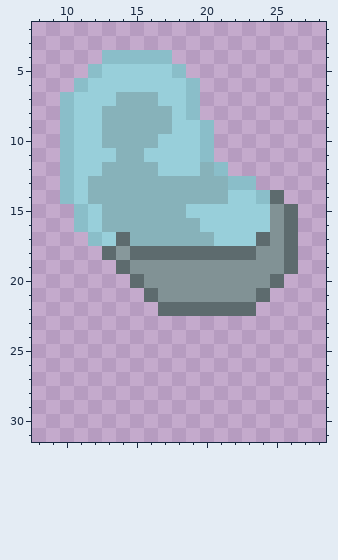
A pixel-art sprite gets an edit: Assets/Player_Cockpit_Idle.png. The first picture shows the starting point.
The file is 32x32 pixels. Shown: x 8..28, y 2..31.
Once edited:
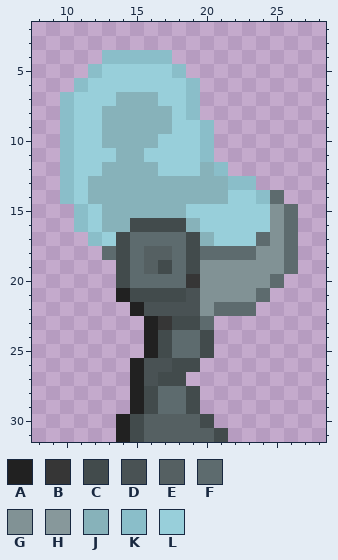
Palette (. is transparent): A #212121  B #363636  C #424b4c  D #495254  E #556062  F #5d6b6e  G #819295  H #87989b  J #87b2ba  K #8abec9  L #98cfda
Changes in this commit:
{"y":16,"x":15,"old":"JJJJ","new":"CCCC"}
{"y":17,"x":14,"old":"FJJJJJ","new":"CFFFFC"}
{"y":18,"x":14,"old":"H","new":"C"}
{"y":18,"x":16,"old":"FF","new":"EE"}
{"y":18,"x":19,"old":"F","new":"C"}
{"y":19,"x":14,"old":"FGGGGG","new":"CFECFC"}
{"y":20,"x":14,"old":".","new":"C"}
{"y":20,"x":16,"old":"GGGG","new":"FFFB"}
{"y":21,"x":14,"old":"..FGGG","new":"ACCCCD"}
{"y":22,"x":15,"old":"..FFFF","new":"ADDDDG"}
{"y":23,"x":16,"old":".....","new":"ABCCF"}
{"y":24,"x":16,"old":".....","new":"ACFFC"}
{"y":25,"x":16,"old":".....","new":"ACFFC"}
{"y":26,"x":15,"old":".....","new":"ADDCC"}
{"y":27,"x":15,"old":"....","new":"ADCC"}
{"y":28,"x":15,"old":".....","new":"ACFFC"}
{"y":29,"x":15,"old":".....","new":"ACFFC"}
{"y":30,"x":14,"old":".......","new":"ACEEEEC"}
{"y":31,"x":14,"old":"........","new":"ACEEEEEC"}
